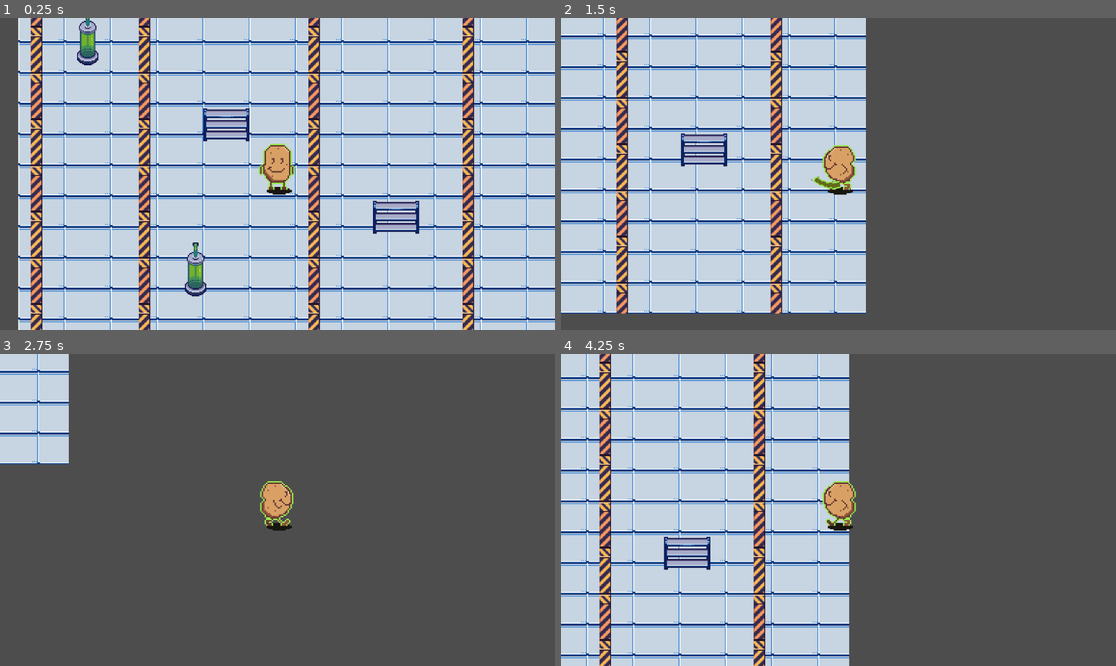
Above: before the commit, frames 1-4 (two rows, left to right).
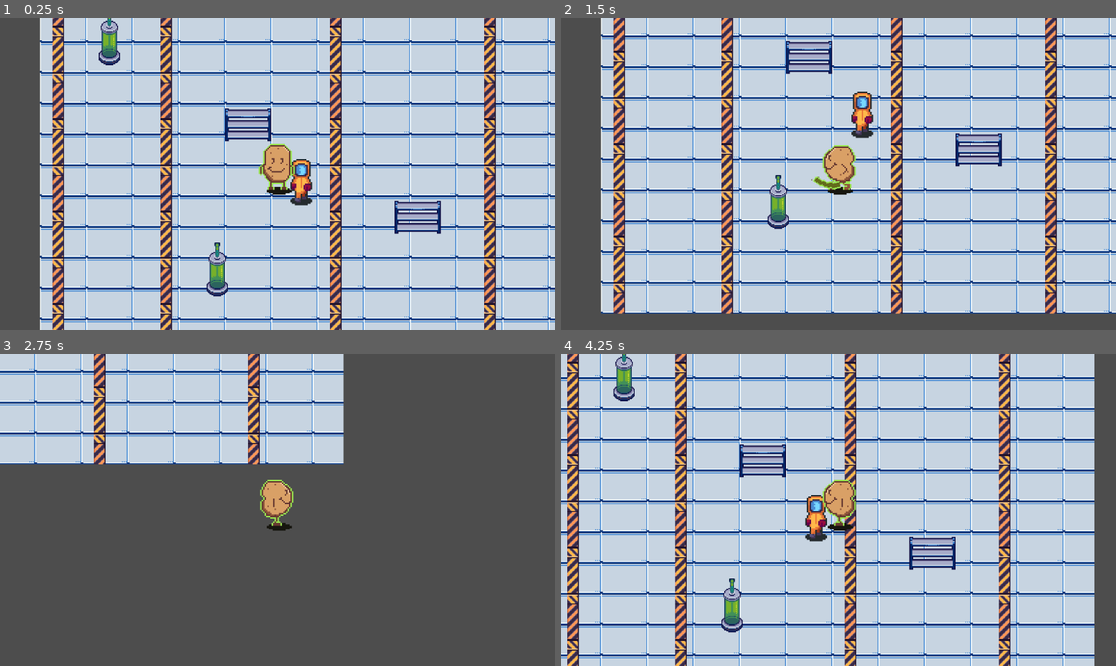
Above: after the commit, the same moments.

Repository: jaredazorbacay/mutato
Game: Godot game, scene res://scenes/main.tscn
Two runs of this game, one before a commit and one after it. Both use one fixed random seed, a clock stepped at 60 frames per second and the inputs below.
Inputs (mouse positions are in pixels of both pictures, inside the frame that each line leads up to):
- Up to frame 1 (0.25 s): no input
- Up to frame 2 (1.5 s): tap Enter at 0.5 s; move the mouse to (960, 158) at 0.52 s; hold D (right) 0.53-1.28 s; click (960, 158) at 0.67 s; move the mouse to (727, 189) at 1.27 s; hold S (down) from 1.28 s (still down); click (727, 189) at 1.42 s
- Up to frame 3 (2.75 s): move the mouse to (333, 441) at 2.02 s; release S (down) at 2.03 s; hold D (right) from 2.03 s (still down); click (333, 441) at 2.17 s
- Up to frame 4 (4.25 s): move the mouse to (810, 572) at 2.77 s; release D (right) at 2.78 s; hold W (up) 2.78-3.53 s; click (810, 572) at 2.92 s; move the mouse to (1005, 556) at 3.52 s; hold A (left) from 3.53 s (still down); click (1005, 556) at 3.67 s

The runs differ from the first frame. In frame 1, 30% of the frame differs, in the area x 3-100%, y 0-100%; in frame 2, 61%, in the area x 0-100%, y 0-95%; in frame 3, 18%; in frame 4, 59%.

Commit message:
Initial Enemy

Diff:
--- a/project.godot
+++ b/project.godot
@@ -43,6 +43,7 @@
 2d_physics/layer_1="Objects"
 2d_physics/layer_2="Player"
 2d_physics/layer_3="Enemies"
+2d_physics/layer_4="Area"
 
 [physics]
 
--- a/scenes/main.tscn
+++ b/scenes/main.tscn
@@ -2,6 +2,7 @@
 
 [ext_resource type="PackedScene" uid="uid://yvgiwgrlqqvi" path="res://scenes/lab.tscn" id="1_o5qli"]
 [ext_resource type="PackedScene" uid="uid://da88ngh5erprd" path="res://scenes/player.tscn" id="2_0wfyh"]
+[ext_resource type="PackedScene" uid="uid://dhbff0ki7t4pj" path="res://scenes/scientist.tscn" id="3_sugp2"]
 
 [node name="Main" type="Node" unique_id=1810310620]
 
@@ -15,3 +16,6 @@
 
 [node name="Camera2D" type="Camera2D" parent="Player" unique_id=1512592516]
 position = Vector2(0, 5)
+
+[node name="Enemy" parent="." unique_id=1749521585 instance=ExtResource("3_sugp2")]
+scale = Vector2(3, 3)
--- /dev/null
+++ b/scenes/scientist.tscn
@@ -0,0 +1,50 @@
+[gd_scene format=3 uid="uid://dhbff0ki7t4pj"]
+
+[ext_resource type="Script" uid="uid://vha2qofyh5bp" path="res://scripts/enemy/scientist.gd" id="1_bcf38"]
+[ext_resource type="Texture2D" uid="uid://b0tpjjx17fgn8" path="res://assets/sprites/LabNPCs.png" id="2_8y8wj"]
+
+[sub_resource type="AtlasTexture" id="AtlasTexture_md0e3"]
+atlas = ExtResource("2_8y8wj")
+region = Rect2(200, 0, 32, 48)
+
+[sub_resource type="AtlasTexture" id="AtlasTexture_4ra3w"]
+atlas = ExtResource("2_8y8wj")
+region = Rect2(232, 0, 32, 48)
+
+[sub_resource type="AtlasTexture" id="AtlasTexture_5uy6h"]
+atlas = ExtResource("2_8y8wj")
+region = Rect2(264, 0, 32, 48)
+
+[sub_resource type="SpriteFrames" id="SpriteFrames_8tegq"]
+animations = [{
+"frames": [{
+"duration": 1.0,
+"texture": SubResource("AtlasTexture_md0e3")
+}, {
+"duration": 1.0,
+"texture": SubResource("AtlasTexture_4ra3w")
+}, {
+"duration": 1.0,
+"texture": SubResource("AtlasTexture_5uy6h")
+}],
+"loop": true,
+"name": &"default",
+"speed": 5.0
+}]
+
+[sub_resource type="CapsuleShape2D" id="CapsuleShape2D_c4w8v"]
+radius = 7.0
+
+[node name="Scientist" type="CharacterBody2D" unique_id=1749521585]
+position = Vector2(0, -21)
+collision_layer = 4
+collision_mask = 7
+script = ExtResource("1_bcf38")
+
+[node name="AnimatedSprite2D" type="AnimatedSprite2D" parent="." unique_id=1525215028]
+sprite_frames = SubResource("SpriteFrames_8tegq")
+frame_progress = 0.0050569377
+
+[node name="CollisionShape2D" type="CollisionShape2D" parent="." unique_id=166521727]
+position = Vector2(-1, 7)
+shape = SubResource("CapsuleShape2D_c4w8v")
--- a/scenes/whip.tscn
+++ b/scenes/whip.tscn
@@ -76,6 +76,9 @@
 "speed": 5.0
 }]
 
+[sub_resource type="RectangleShape2D" id="RectangleShape2D_h8dkq"]
+size = Vector2(172, 20)
+
 [node name="Whip" type="Node2D" unique_id=1317637477]
 
 [node name="AnimatedSprite2D" type="AnimatedSprite2D" parent="." unique_id=397865893]
@@ -84,3 +87,11 @@
 animation = &"whip"
 frame = 9
 frame_progress = 1.0
+
+[node name="Area2D" type="Area2D" parent="." unique_id=380815961]
+collision_layer = 8
+collision_mask = 4
+
+[node name="CollisionShape2D" type="CollisionShape2D" parent="Area2D" unique_id=600844380]
+position = Vector2(86, 1)
+shape = SubResource("RectangleShape2D_h8dkq")
--- /dev/null
+++ b/scripts/enemy/scientist.gd
@@ -0,0 +1,6 @@
+extends CharacterBody2D
+
+
+func take_damage(damage: int) -> void:
+	print(damage)
+	pass
--- a/scripts/player.gd
+++ b/scripts/player.gd
@@ -4,12 +4,14 @@
 var isAttacking : bool
 var xDirection : String
 var yDirection : String
+var cooldown: float
 
 func _ready() -> void:
 	$AnimatedSprite2D.speed_scale = 1.75
 	isAttacking = false
 	xDirection = ""
 	yDirection = "D"
+	cooldown = 0
 
 func get_input():
 	var input_direct = Input.get_vector("left", "right", "up", "down")
@@ -18,20 +20,7 @@
 
 func _process(delta: float) -> void:
 
-	#//mouse-based direction
-	#var mouse = get_local_mouse_position()
-	#var angle = snappedf(mouse.angle(), PI/4) / (PI/4)
-	#angle = wrapi(int(angle), 0, 8)
-	#
-	#if (velocity.length() != 0):
-		#$AnimatedSprite2D.animation = "run" + str(angle)
-	#else:
-		#$AnimatedSprite2D.animation = "run" + str(angle)
-
-
-
 	#//Movement based direction
-	print(isAttacking)
 	if (!isAttacking and velocity.length() !=0):
 		if velocity.x > 0:
 			xDirection = "R"
@@ -66,10 +55,16 @@
 
 func whip_attack(angle) -> void:
 
+	if (cooldown > 0):
+		return
+	cooldown = 0.5
 	$Whip.rotation = angle
 
+	var bodies: Array = $Whip/Area2D.get_overlapping_bodies()
+	for body in bodies:
+		body.take_damage(50)
+
 	isAttacking = true
-
 	#//mouse-based direction
 	var mouse = get_local_mouse_position()
 	var cropped_angle = snappedf(mouse.angle(), PI/4) / (PI/4)
@@ -81,12 +76,12 @@
 	else:
 		$Whip.z_index = -1
 	$Whip/AnimatedSprite2D.play("whip")
-	await get_tree().create_timer(0.5).timeout
+	await get_tree().create_timer(0.2).timeout
 	isAttacking = false
+	run_cooldown()
 
 
 #********* UTILS **********#
-
 func set_face_index_by_angle(angle) -> void:
 
 	match angle:
@@ -114,3 +109,8 @@
 		7:
 			xDirection = "R"
 			yDirection = "U"
+
+func run_cooldown():
+	while (cooldown > 0):
+		await get_tree().create_timer(0.5).timeout
+		cooldown -= 0.5
--- a/scripts/whip.gd
+++ /dev/null
@@ -1,18 +0,0 @@
-extends Area2D
-
-var anchor = Vector2(10.0, -10.0)
-var whip_tip = Vector2(10.0, -70.0)
-
-
-
-# Called when the node enters the scene tree for the first time.
-func _ready() -> void:
-	pass # Replace with function body.
-
-# Called every frame. 'delta' is the elapsed time since the previous frame.
-func _process(delta: float) -> void:
-	pass
-
-
-func _draw():
-	draw_line(anchor, whip_tip, "red", 5)
Not shown: 1 places in scenes/whip.tscn that only renumber resources
Not shown, added: scripts/enemy/scientist.gd.uid
Not shown, removed: scripts/whip.gd.uid
Binary file removed: scripts/whip_sheet.png
Not shown, removed: scripts/whip_sheet.png.import
